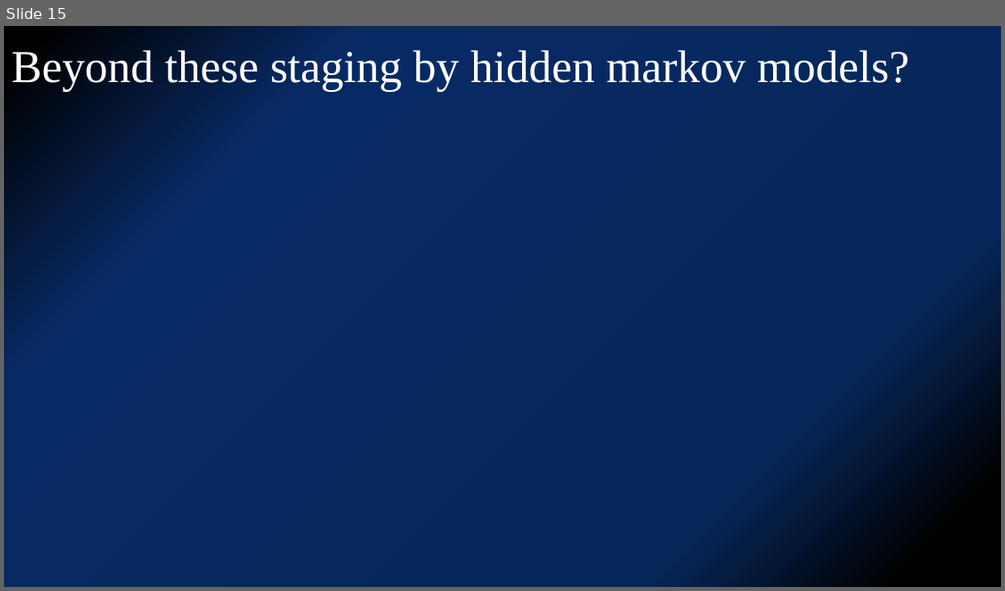
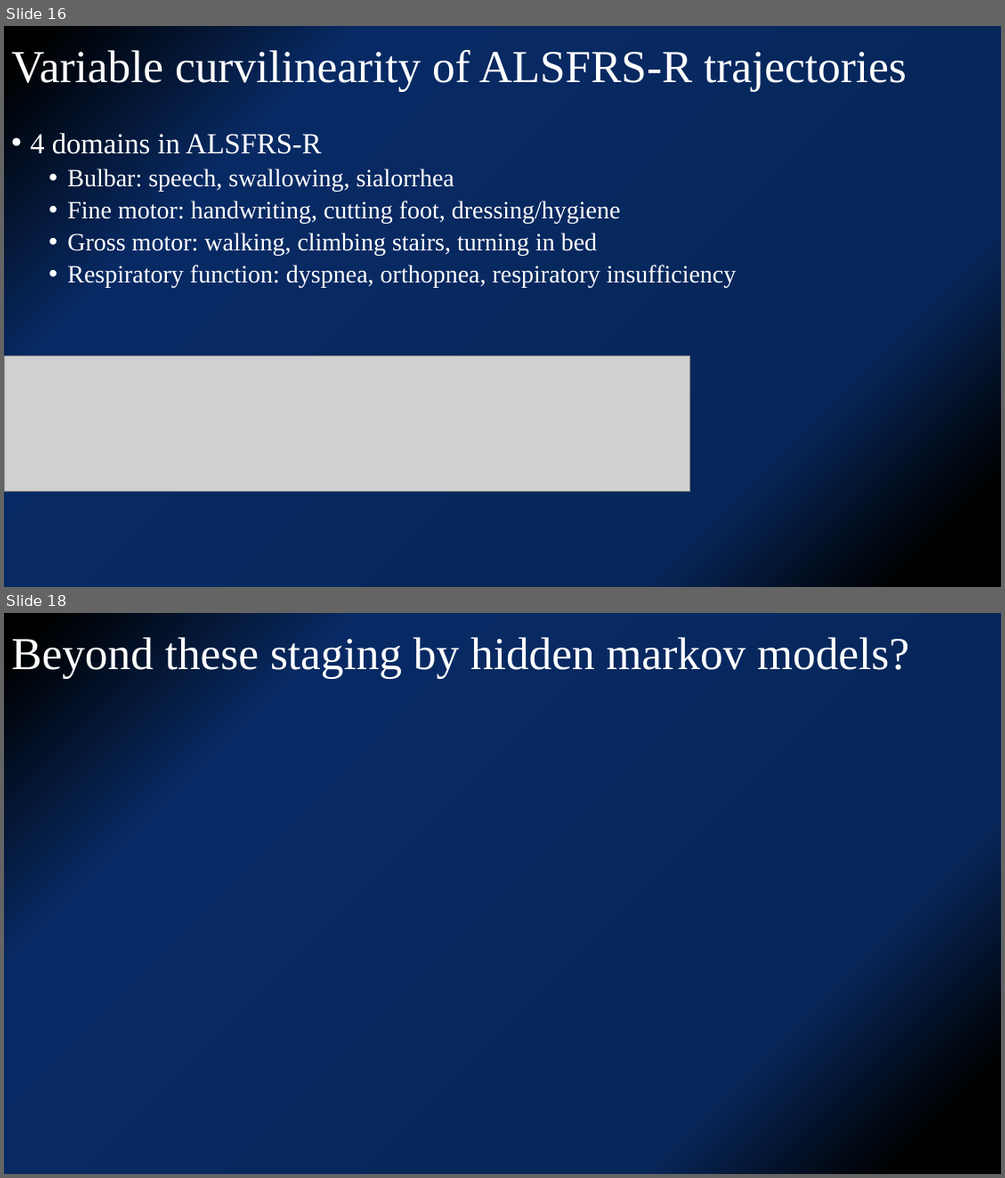
Before and after one commit to kjfdf/lecture, a slide deck: SNUH 심포지엄-유일한.pptx. Shown one above the other, each under a label of ours: slide 15 before the commit, slides 16 and 18 after it; the slides between them are not shown. The pictures are 1005x591 and 1005x1178 pixels, drawn with LibreOffice and Linux fonts; fonts in the diff are those of the drawing; grey boxes stand for pictures. Boxes give left, top, right and bottom in pixels: in the first picture for what was removed or moved away, otherwise in the second. Text is boxed around its words. In the diff, an @@ line names an element or a change of style, - is before the commit and + after.

```diff
--- a/SNUH 심포지엄-유일한.pptx
+++ b/SNUH 심포지엄-유일한.pptx
@@ slide 16 added at (4, 26, 1001, 587), background gradient #000000 to #072659 to #082A64 @@
@@ title added at (11, 46, 906, 92), 44 pt, text #FFFFFF @@
+Variable curvilinearity of ALSFRS-R trajectories
@@ text added at (30, 133, 736, 288), 24 pt, text #FFFFFF @@
+• 4 domains in ALSFRS-R
+  • Bulbar: speech, swallowing, sialorrhea
+  • Fine motor: handwriting, cutting foot, dressing/hygiene
+  • Gross motor: walking, climbing stairs, turning in bed
+  • Respiratory function: dyspnea, orthopnea, respiratory insufficiency
@@ picture added at (4, 356, 689, 491) @@
@@ what was slide 15 is now slide 18 @@
```
Also in this commit, not shown: 1 slide changed, 2 other slides added.
